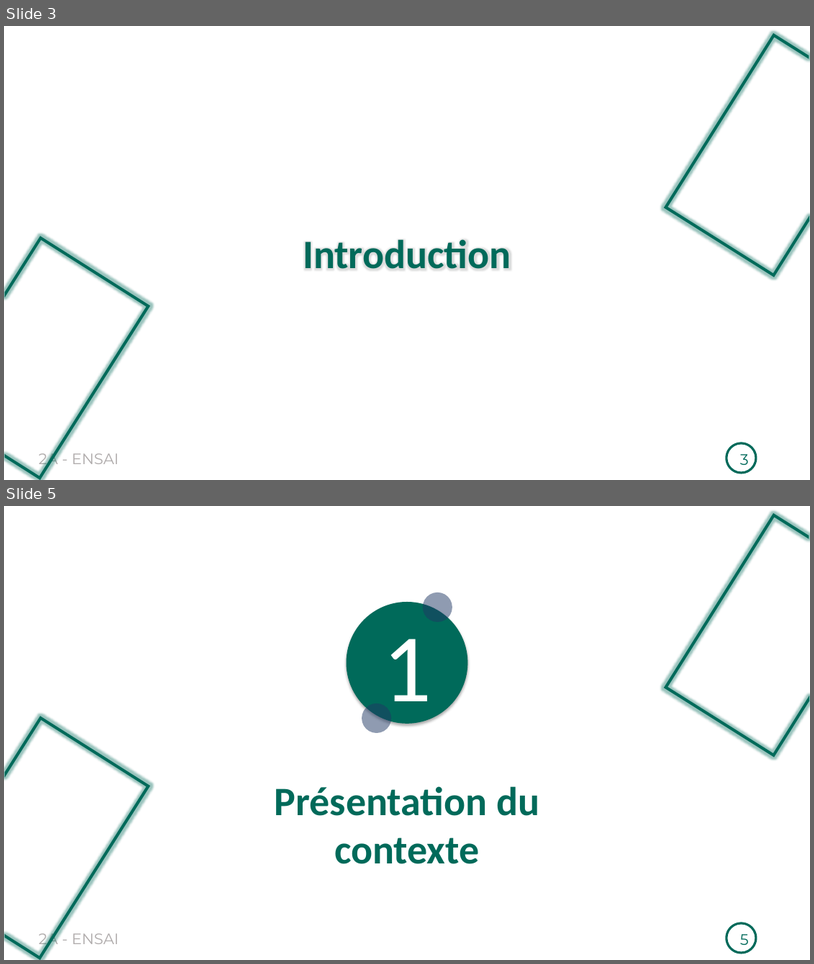
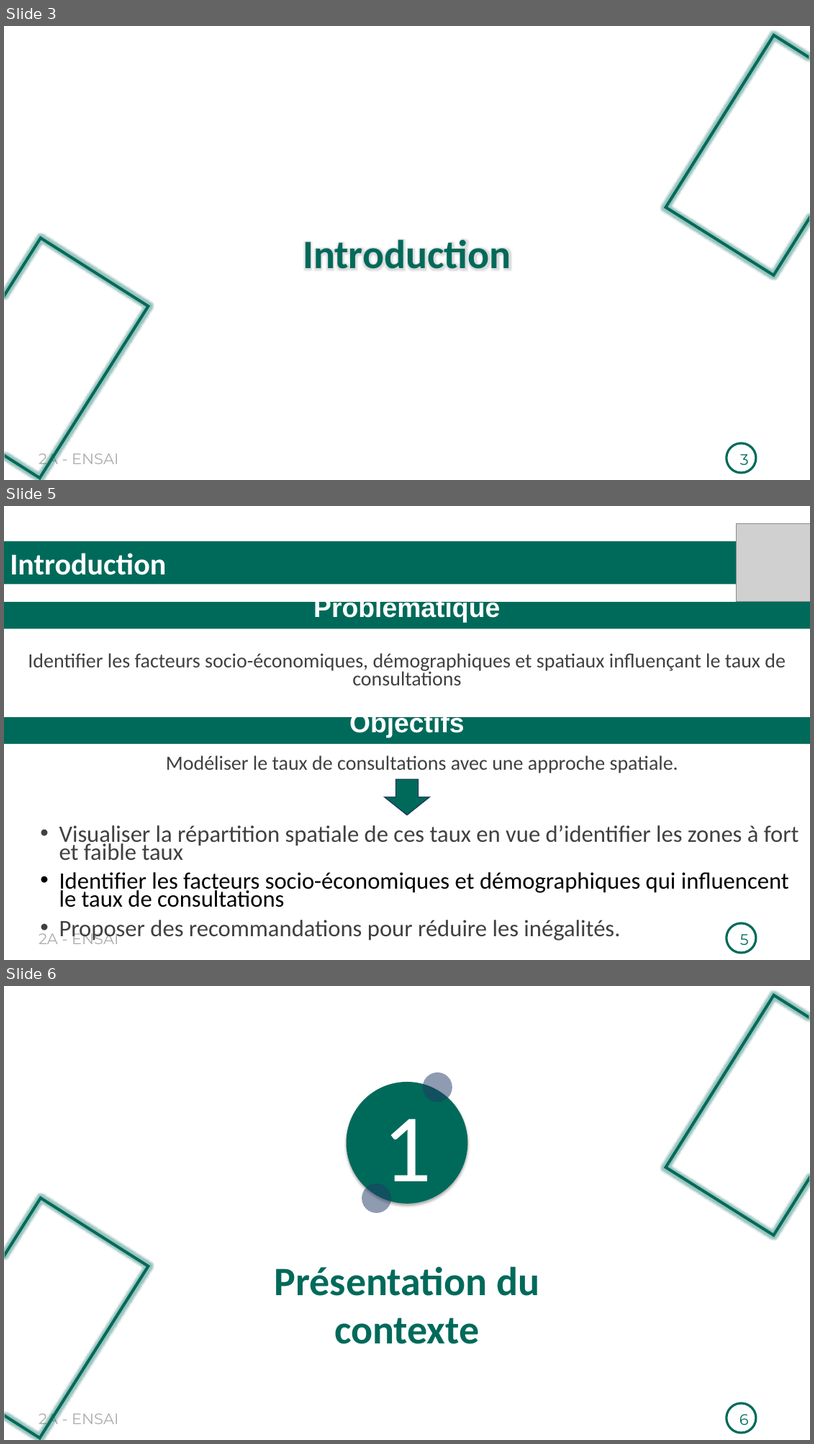
Before and after one commit to Richard-GOZAN/Projet-Stat-2A-Ensai, a slide deck: Présentation/Soutenance_Groupe25.pptx. Shown one above the other, each under a label of ours: slides 3 and 5 before the commit, slides 3, 5 and 6 after it; the slides between them are not shown. The pictures are 814x964 and 814x1444 pixels, drawn with LibreOffice and Linux fonts; fonts in the diff are those of the drawing; grey boxes stand for pictures. Boxes give left, top, right and bottom in pixels: in the first picture for what was removed or moved away, otherwise in the second. Text is boxed around its words. In the diff, an @@ line names an element or a change of style, - is before the commit and + after.

Commit message:
Présentation : Introduction, Partie 1 et une partie de la méthodologie

```diff
--- a/Présentation/Soutenance_Groupe25.pptx
+++ b/Présentation/Soutenance_Groupe25.pptx
@@ slide 5 added at (x1=4, y1=506, x2=810, y2=960), background #FFFFFF; not listed: 2 template elements that a slide beside it also shows @@
@@ picture added at (x1=737, y1=523, x2=810, y2=601) @@
@@ rectangle added at (x1=4, y1=541, x2=810, y2=584), fill #006A5A, 36 pt, text #FFFFFF, bold @@
+Introduction
@@ rectangle added at (x1=4, y1=602, x2=810, y2=629), fill #006A5A, 32 pt, text #FFFFFF, bold @@
+Problématique
@@ text added at (x1=28, y1=653, x2=786, y2=685), 24 pt, text #404040 @@
+Identifier les facteurs socio-économiques, démographiques et spatiaux influençant le taux de consultations
@@ rectangle added at (x1=4, y1=717, x2=810, y2=744), fill #006A5A, 32 pt, text #FFFFFF, bold @@
+Objectifs
@@ text added at (x1=166, y1=755, x2=679, y2=773), 24 pt, text #404040 @@
+  Modéliser le taux de consultations avec une approche spatiale.
@@ down arrow added at (x1=384, y1=779, x2=430, y2=815), fill #006A5A, outline #1E3256 1 pt @@
@@ text added at (x1=59, y1=825, x2=800, y2=942), 28 pt, text #404040 @@
+  • Visualiser la répartition spatiale de ces taux en vue d’identifier les zones à fort et faible taux
+  • Identifier les facteurs socio-économiques et démographiques qui influencent le taux de consultations
+  • Proposer des recommandations pour réduire les inégalités.
@@ page number added at (x1=741, y1=934, x2=749, y2=944), 18 pt, text #006A5A @@
+5
@@ what was slide 5 is now slide 6 @@
@@ page number at (x1=740, y1=1414, x2=749, y2=1424): text changed @@
-5
+6
```
Also in this commit, not shown: 5 slides changed, 4 other slides added, 1 slide removed, 1 other file.
